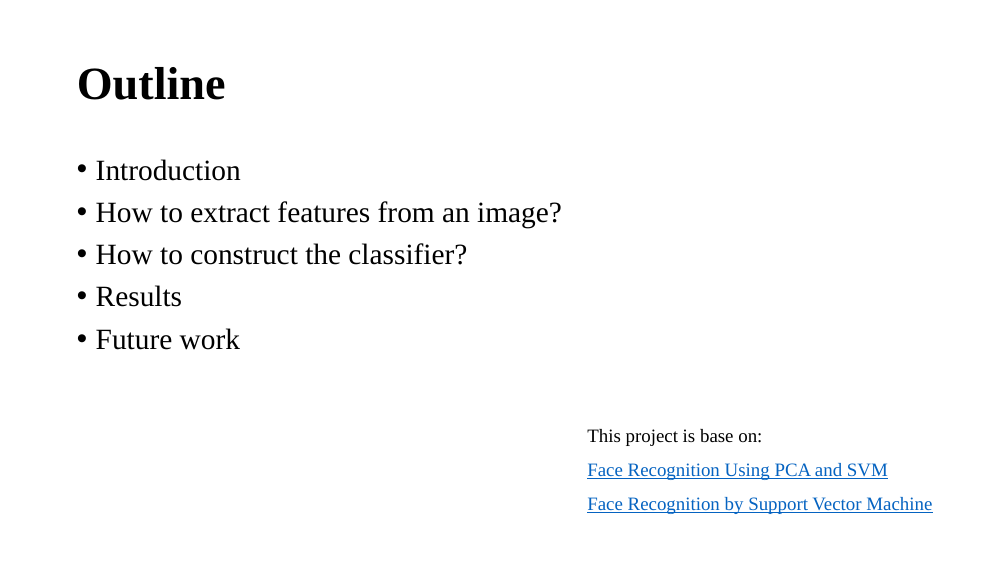
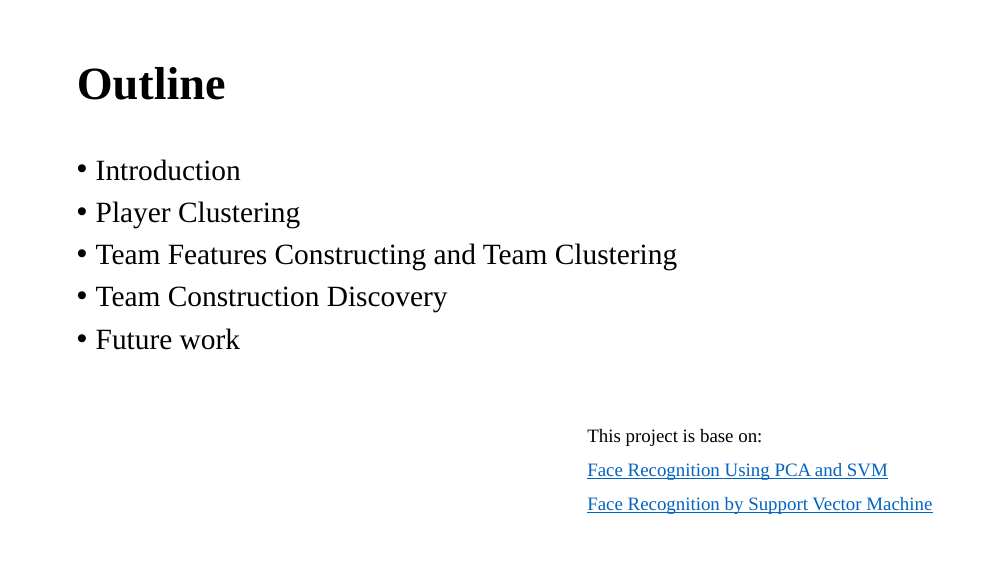
Before and after one commit to MonkeykingYan/NBA, a slide deck: slide 2 of Yan_Ma.pptx. Drawn at 1008x567 pixels with LibreOffice and Linux fonts; fonts in the diff are those of the drawing. Boxes give left, top, right and bottom in pixels: in the first picture for what was removed or moved away, otherwise in the second. Text is boxed around its words. In the diff, an @@ line names an element or a change of style, - is before the commit and + after.

```diff
--- a/Yan_Ma.pptx
+++ b/Yan_Ma.pptx
@@ text at [96,201,677,313]: text changed @@
-• How to extract features from an image?
-• How to construct the classifier?
-• Results
+• Player Clustering
+• Team Features Constructing and Team Clustering
+• Team Construction Discovery
```
Also in this commit, not shown: 2 other slides changed, 4 slides added, 3 slides removed, 14 other files.
